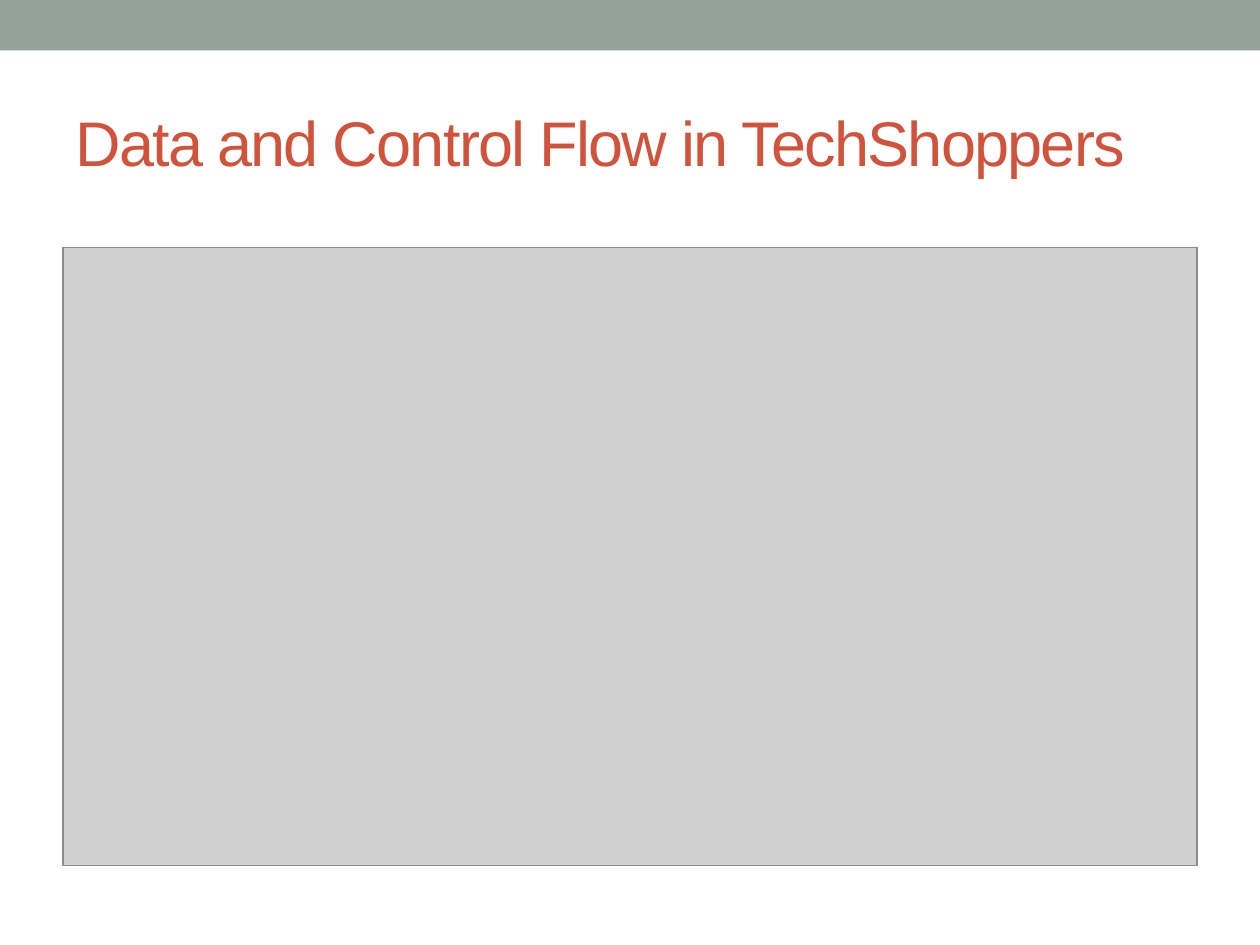
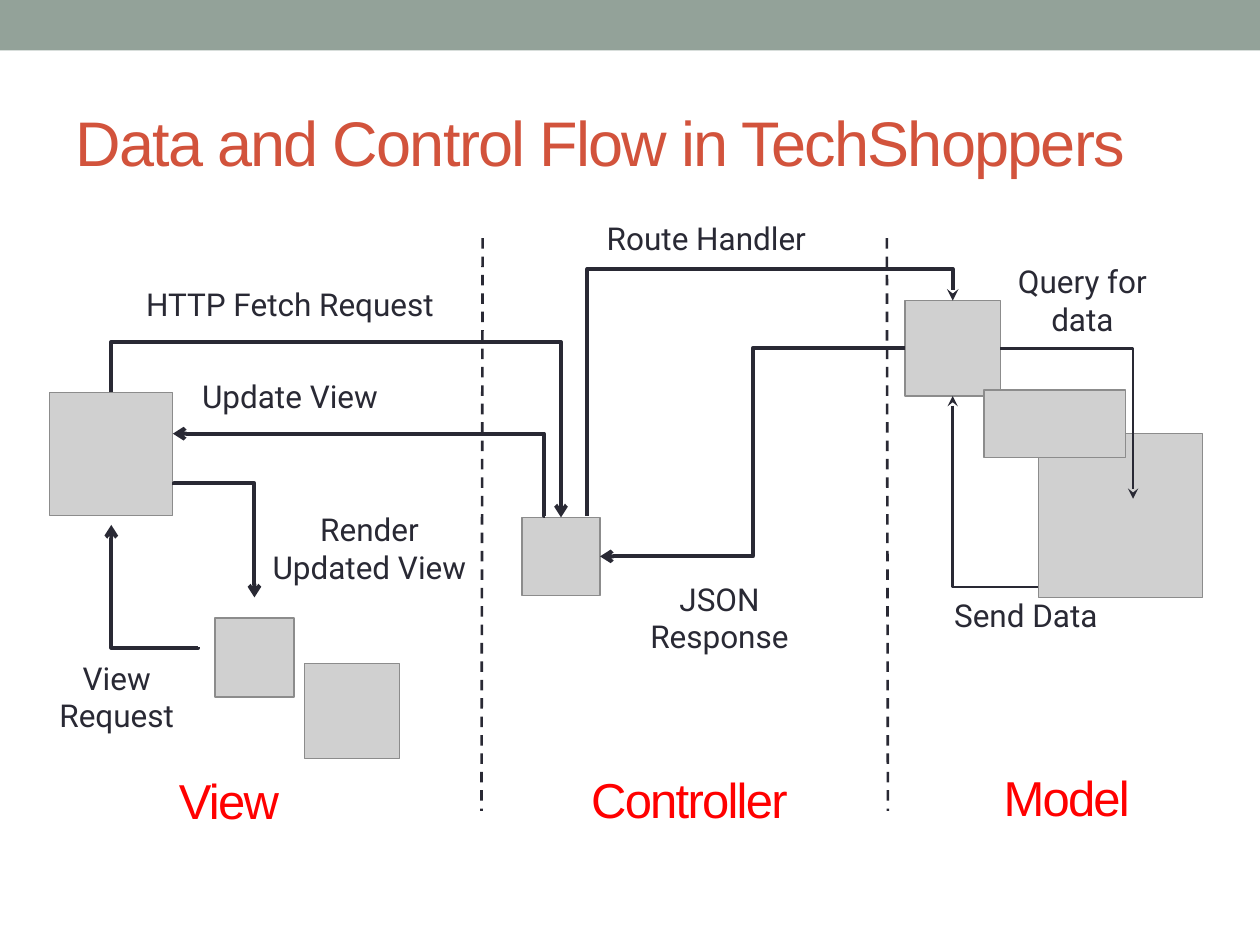
Before and after one commit to sheikhDipta003/CSE408-BUET-Software-Development, a slide deck: slide 3 of system-design/TechShoppers - System Architecture.pptx. Drawn at 1260x945 pixels with LibreOffice and Linux fonts; fonts in the diff are those of the drawing; grey boxes stand for pictures. Boxes give left, top, right and bottom in pixels: in the first picture for what was removed or moved away, otherwise in the second. Text is boxed around its words. In the diff, an @@ line names an element or a change of style, - is before the commit and + after.

Commit message:
[DOCS] System Arch, changed control flow diagram

```diff
--- a/system-design/TechShoppers - System Architecture.pptx
+++ b/system-design/TechShoppers - System Architecture.pptx
@@ line added from (483, 238) to (481, 811), #292934 1.5 pt dashed @@
@@ text added at (607, 226, 806, 251), 18 pt, text #292934 @@
+Route Handler
@@ line added from (887, 238) to (888, 811), #292934 1.5 pt dashed @@
@@ picture removed at (63, 247, 1197, 866) @@
@@ text added at (1018, 269, 1147, 332), 18 pt, text #292934 @@
+Query for data
@@ text added at (146, 292, 434, 323), 18 pt, text #292934 @@
+HTTP Fetch Request
@@ elbow arrow added from (587, 515) to (953, 301), #292934 2.25 pt @@
@@ picture added at (905, 301, 1000, 397) @@
@@ elbow arrow added from (111, 392) to (561, 518), #292934 2.25 pt @@
@@ elbow arrow added from (905, 348) to (600, 557), #292934 2.25 pt @@
@@ elbow arrow added from (1000, 348) to (1133, 499), #292934 1.5 pt @@
@@ text added at (202, 384, 378, 415), 18 pt, text #292934 @@
+Update View
@@ picture added at (984, 389, 1125, 456) @@
@@ picture added at (49, 392, 173, 515) @@
@@ elbow arrow added from (1133, 556) to (953, 396), #292934 1.5 pt @@
@@ elbow arrow added from (544, 515) to (173, 433), #292934 2.25 pt @@
@@ picture added at (1038, 433, 1202, 597) @@
@@ elbow arrow added from (174, 485) to (255, 597), #292934 2.25 pt @@
@@ elbow arrow added from (198, 648) to (111, 525), #292934 2.25 pt @@
@@ text added at (273, 517, 466, 586), 18 pt, text #292934 @@
+Render Updated View
@@ picture added at (522, 518, 600, 596) @@
@@ text added at (650, 588, 788, 655), 18 pt, text #292934 @@
+JSON Response
@@ picture added at (215, 619, 295, 698) @@
@@ text added at (954, 603, 1097, 628), 18 pt, text #292934 @@
+Send Data
@@ text added at (59, 667, 174, 734), 18 pt, text #292934 @@
+View Request
@@ picture added at (305, 664, 399, 759) @@
@@ text added at (179, 783, 279, 820), 28 pt, text #FF0000 @@
+View
@@ text added at (591, 782, 787, 819), 28 pt, text #FF0000 @@
+Controller
@@ text added at (1004, 780, 1130, 817), 28 pt, text #FF0000 @@
+Model
```
Also in this commit, not shown: 1 slide removed.
